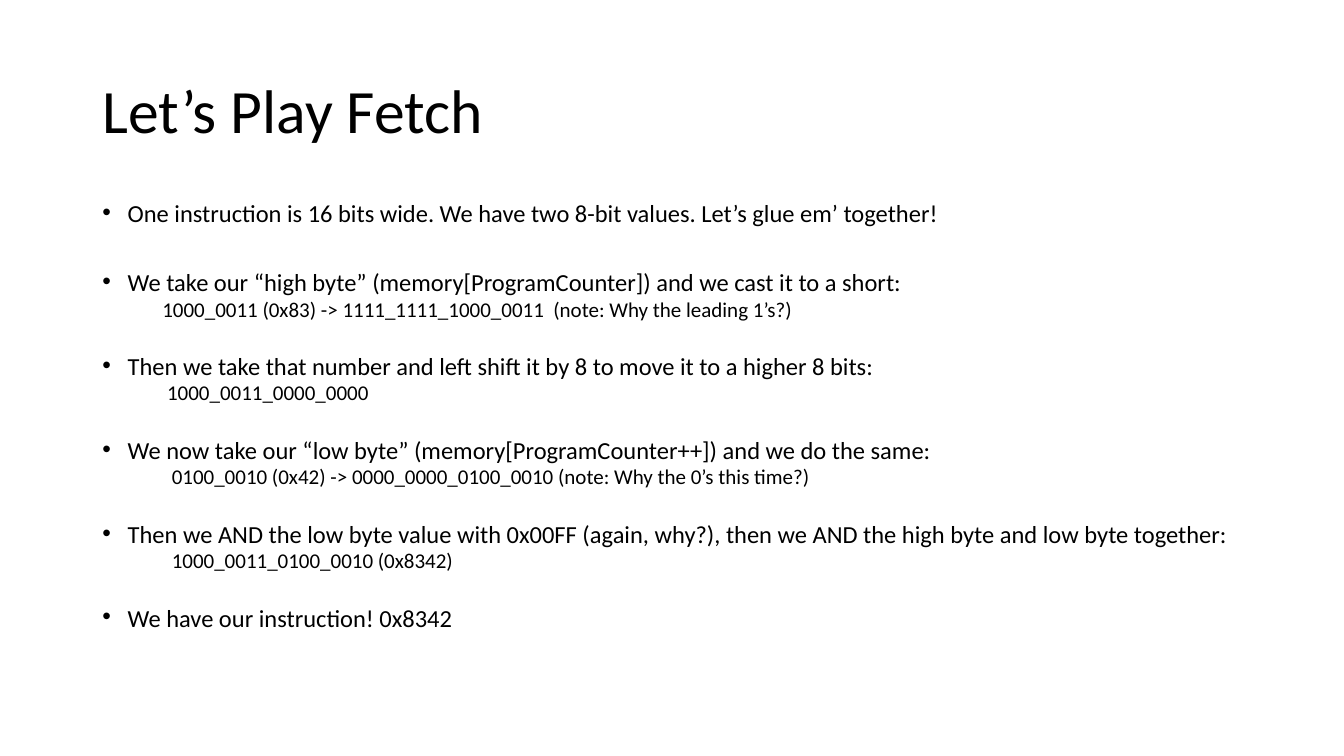
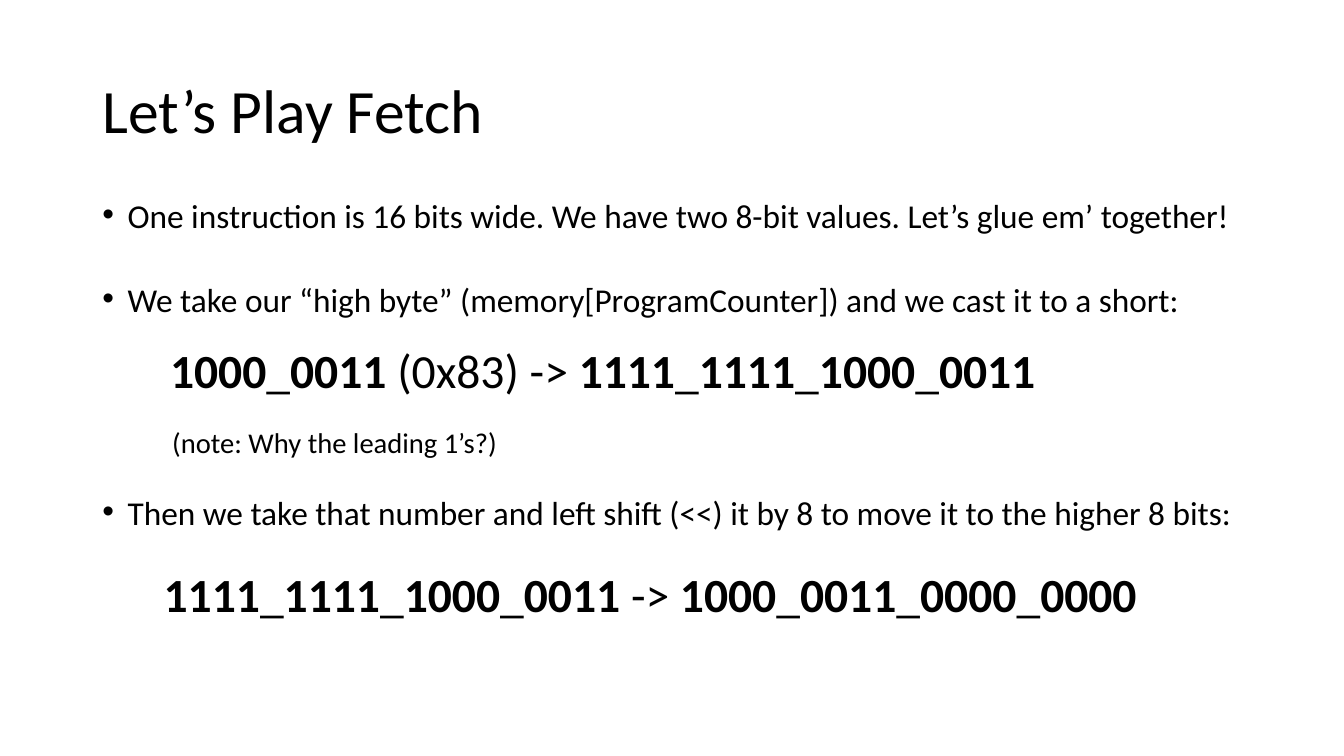
Before and after one commit to sfaria/CHIP-8-Emulator, a slide deck: slide 17 of Let’s Write an Emulator!.pptx. Drawn at 1344x756 pixels with LibreOffice and Linux fonts; fonts in the diff are those of the drawing. Boxes give left, top, right and bottom in pixels: in the first picture for what was removed or moved away, otherwise in the second. Text is boxed around its words. In the diff, an @@ line names an element or a change of style, - is before the commit and + after.

```diff
--- a/Let’s Write an Emulator!.pptx
+++ b/Let’s Write an Emulator!.pptx
@@ text at (128, 204, 1229, 318): size 17.5 to 23.8 pt in "One instruction is 16 bits wide. We ...", "We take our “high byte” (memory[ProgramCounter]) and ..." @@
@@ text at (128, 353, 1231, 619): text changed; size 17.5 to 34 pt @@
-  1000_0011 (0x83) -> 1111_1111_1000_0011 (note: Why the leading 1’s?)
-• Then we take that number and left shift it by 8 to move it to a higher 8 bits:
-  1000_0011_0000_0000
-• We now take our “low byte” (memory[ProgramCounter++]) and we do the same:
-  0100_0010 (0x42) -> 0000_0000_0100_0010 (note: Why the 0’s this time?)
-• Then we AND the low byte value with 0x00FF (again, why?), then we AND the high byte and low byte together:
-  1000_0011_0100_0010 (0x8342)
-• We have our instruction! 0x8342
+  1000_0011 (0x83) -> 1111_1111_1000_0011
+  (note: Why the leading 1’s?)
+• Then we take that number and left shift (<<) it by 8 to move it to the higher 8 bits:
+  1111_1111_1000_0011 -> 1000_0011_0000_0000
```
Also in this commit, not shown: 6 other slides changed, 3 slides added, 1 other file.
